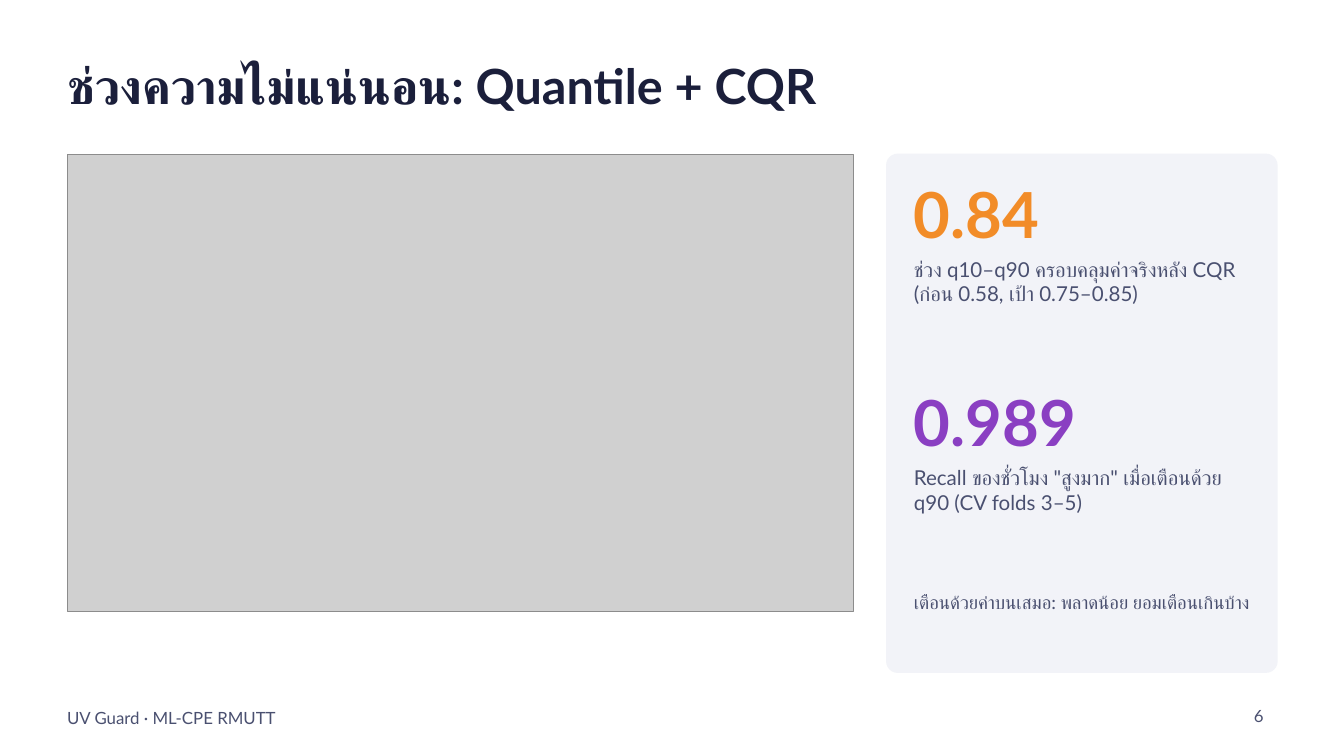
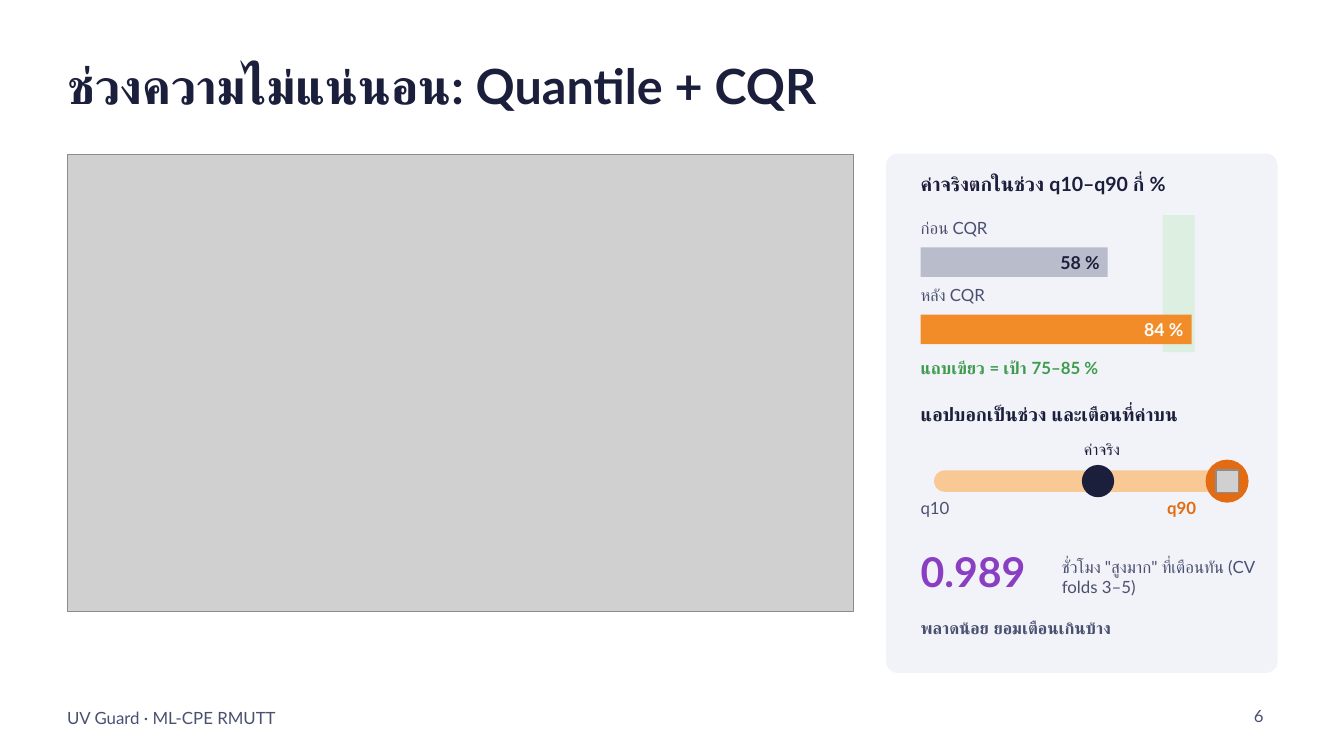
Before and after one commit to Folktom04/ML-CPE, a slide deck: slide 6 of Final-Project/docs/uv_guard_presentation.pptx. Drawn at 1344x756 pixels with LibreOffice and Linux fonts; fonts in the diff are those of the drawing; grey boxes stand for pictures. Boxes give left, top, right and bottom in pixels: in the first picture for what was removed or moved away, otherwise in the second. Text is boxed around its words. In the diff, an @@ line names an element or a change of style, - is before the commit and + after.

```diff
--- a/Final-Project/docs/uv_guard_presentation.pptx
+++ b/Final-Project/docs/uv_guard_presentation.pptx
@@ text added at (x1=921, y1=176, x2=1143, y2=195), 10.5 pt, text #1B1F3B, bold @@
+ค่าจริงตกในช่วง q10–q90 กี่ %
@@ text added at (x1=921, y1=221, x2=988, y2=237), 9 pt, text #4A5070 @@
+ก่อน CQR
@@ rectangle added at (x1=1163, y1=215, x2=1195, y2=352), fill #DCEFE0 @@
@@ text removed at (x1=914, y1=261, x2=1236, y2=304) @@
-ช่วง q10–q90 ครอบคลุมค่าจริงหลัง CQR (ก่อน 0.58, เป้า 0.75–0.85)
@@ rectangle added at (x1=921, y1=247, x2=1107, y2=277), fill #B8BCCB @@
@@ text added at (x1=1060, y1=256, x2=1080, y2=269), 9.5 pt, text #1B1F3B, bold @@
+58 %
@@ text added at (x1=921, y1=289, x2=985, y2=304), 9 pt, text #4A5070 @@
+หลัง CQR
@@ text "84 %" at (x1=1144, y1=323, x2=1164, y2=336): vertical alignment bottom to middle @@
@@ rectangle added at (x1=921, y1=314, x2=1192, y2=344), fill #F28C28 @@
@@ text at (x1=1144, y1=323, x2=1164, y2=336): text changed; size 34 to 9.5 pt; text colour #F28C28 to #FFFFFF @@
-0.84
+84 %
@@ text added at (x1=921, y1=361, x2=1081, y2=375), 9 pt, text #3E9B4F, bold @@
+แถบเขียว = เป้า 75–85 %
@@ text added at (x1=921, y1=407, x2=1178, y2=422), 10 pt, text #1B1F3B, bold @@
+แอปบอกเป็นช่วง และเตือนที่ค่าบน
@@ text added at (x1=1084, y1=443, x2=1120, y2=455), 8.5 pt, text #1B1F3B @@
+ค่าจริง
@@ rounded rectangle added at (x1=934, y1=470, x2=1216, y2=492), fill #F9C995 @@
@@ ellipse added at (x1=1082, y1=465, x2=1114, y2=497), fill #1B1F3B @@
@@ ellipse added at (x1=1206, y1=460, x2=1249, y2=503), fill #E36B12 @@
@@ picture added at (x1=1216, y1=470, x2=1239, y2=493) @@
@@ text added at (x1=921, y1=502, x2=950, y2=517), 9 pt, text #4A5070 @@
+q10
@@ text added at (x1=1167, y1=501, x2=1196, y2=517), 9 pt, text #E36B12, bold @@
+q90
@@ text "0.989" moved from (x1=914, y1=399, x2=1076, y2=447) to (x1=921, y1=557, x2=1026, y2=588) @@
@@ text "0.989" at (x1=921, y1=557, x2=1026, y2=588): size 34 to 22 pt; vertical alignment bottom to middle @@
@@ text "ชั่วโมง "สูงมาก" ที่เตือนทัน (CV folds ..." at (x1=1062, y1=560, x2=1255, y2=595): vertical alignment top to middle @@
@@ text at (x1=1062, y1=560, x2=1255, y2=595): text changed; size 11 to 9 pt @@
-Recall ของชั่วโมง "สูงมาก" เมื่อเตือนด้วย q90 (CV folds 3–5)
+ชั่วโมง "สูงมาก" ที่เตือนทัน (CV folds 3–5)
@@ text at (x1=921, y1=622, x2=1111, y2=635): text changed; size 10 to 9 pt; bold on @@
-เตือนด้วยค่าบนเสมอ: พลาดน้อย ยอมเตือนเกินบ้าง
+พลาดน้อย ยอมเตือนเกินบ้าง
```
Also in this commit, not shown: 14 other slides changed, 1 slide added, 6 other files.
